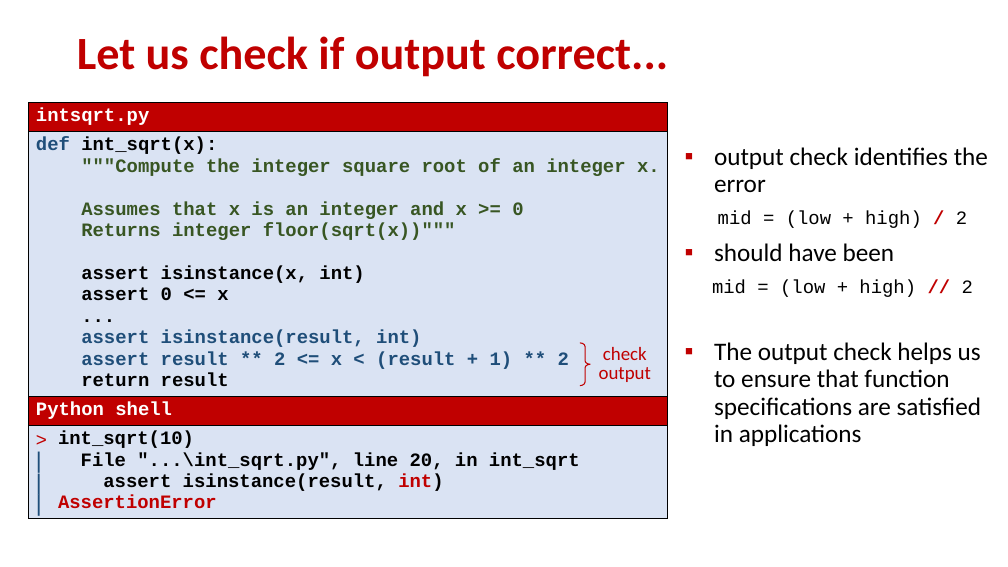
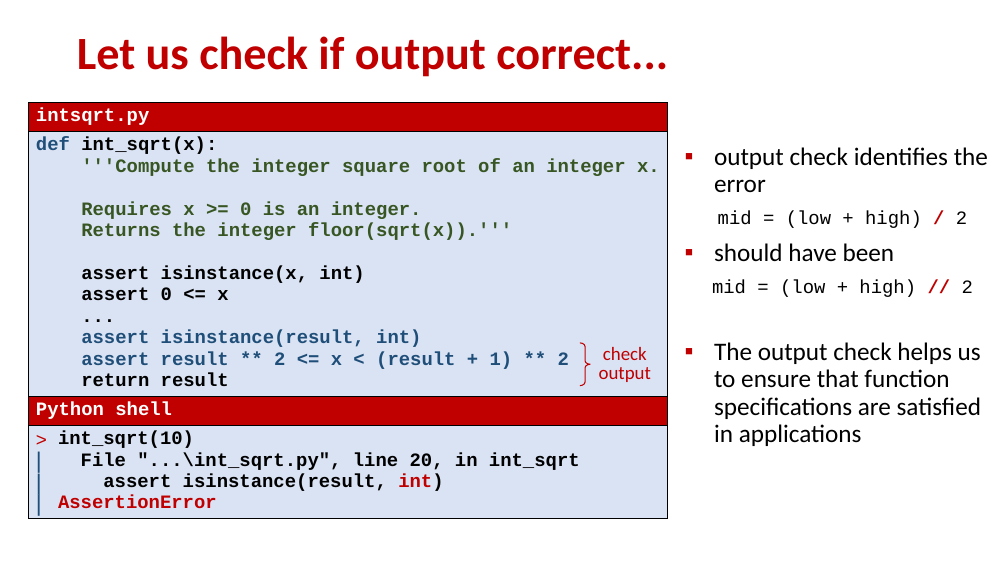
Before and after one commit to gsbrodal/gsbrodal.github.io, a slide deck: slide 14 of ipsa/slides/testing.pptx (slide 13 before the commit). Drawn at 1008x567 pixels with LibreOffice and Linux fonts; fonts in the diff are those of the drawing. Boxes give left, top, right and bottom in pixels: in the first picture for what was removed or moved away, otherwise in the second. Text is boxed around its words. In the diff, an @@ line names an element or a change of style, - is before the commit and + after.

```diff
--- a/ipsa/slides/testing.pptx
+++ b/ipsa/slides/testing.pptx
@@ table at box(29, 102, 668, 541) @@
@@ row 2, column 1: "def int_sqrt(x): / """Compute the integer square root of an integer x. / Assumes that x is an integer and x >= 0 / Returns integer floor(sqrt(x))""" / assert isinstance(x, int) / assert 0 <= x / ... / assert isinstance(result, int) / assert result ** 2 <= x < (result + 1) ** 2 / return result" to "def int_sqrt(x): / '''Compute the integer square root of an integer x. / Requires x >= 0 is an integer. / Returns the integer floor(sqrt(x)).''' / assert isinstance(x, int) / assert 0 <= x / ... / assert isinstance(result, int) / assert result ** 2 <= x < (result + 1) ** 2 / return result" @@
```
Also in this commit, not shown: 19 other slides changed, 3 slides added, 1 slide removed, 4 other files.
